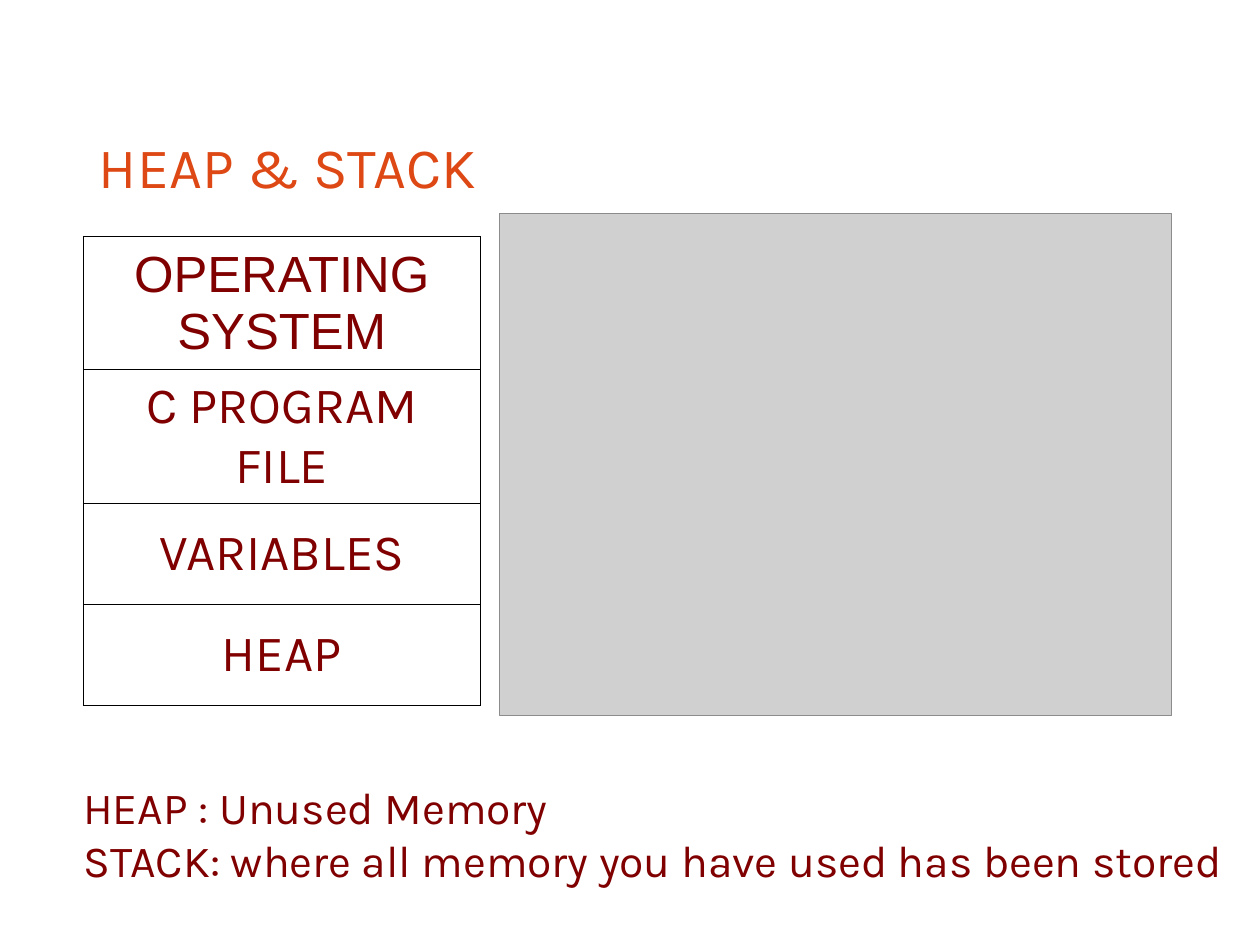
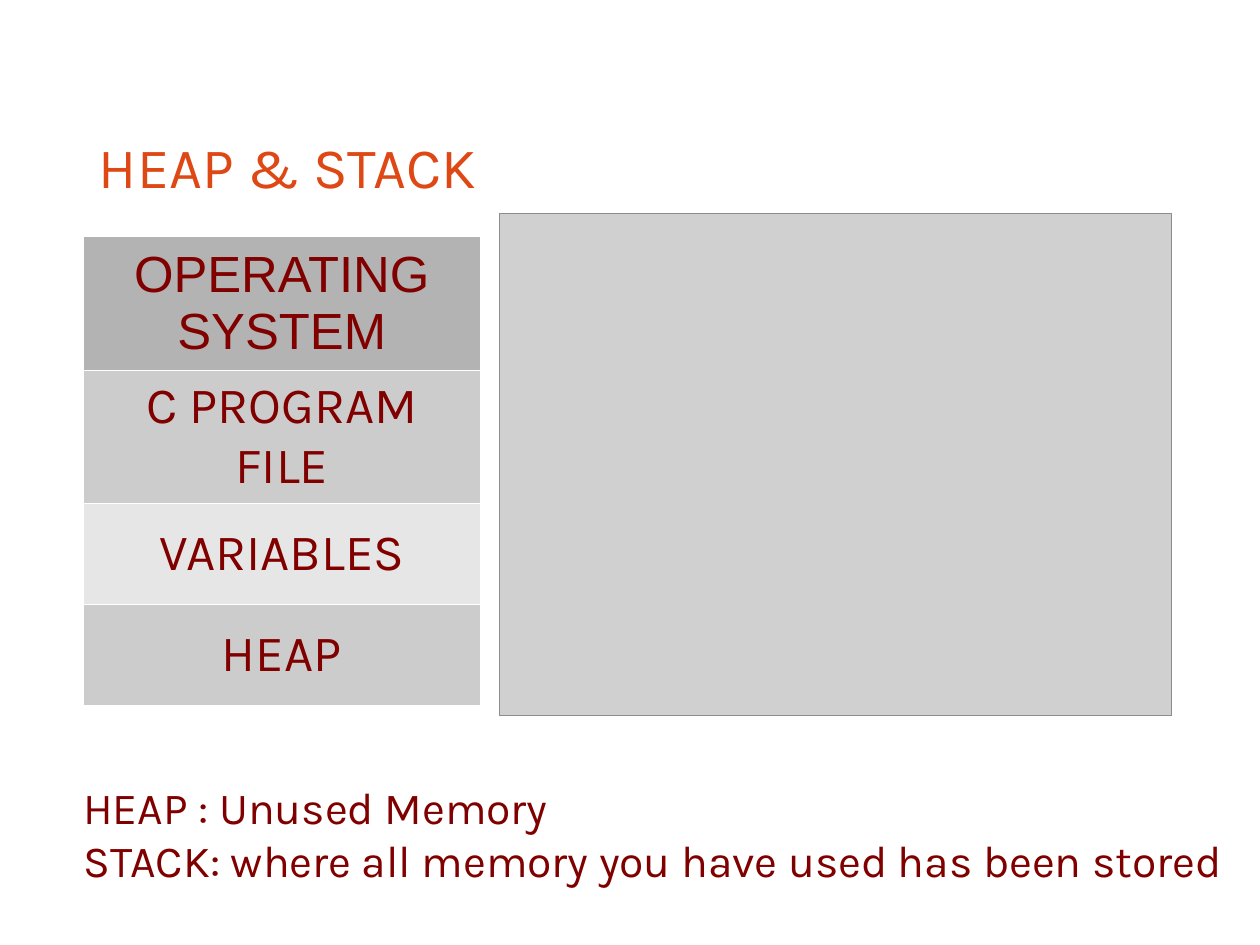
Before and after one commit to bagustris/prokom-tf, a slide deck: slide 17 of slide/prokom4.odp. Drawn at 1260x945 pixels with LibreOffice and Linux fonts; fonts in the diff are those of the drawing; grey boxes stand for pictures. Boxes give left, top, right and bottom in pixels: in the first picture for what was removed or moved away, otherwise in the second. Text is boxed around its words. In the diff, an @@ line names an element or a change of style, - is before the commit and + after.

```diff
--- a/slide/prokom4.odp
+++ b/slide/prokom4.odp
@@ table at bbox=[83, 237, 480, 691] @@
@@ fill none to #B3B3B3 in row 1, column 1 @@
@@ fill none to #CCCCCC in 2 cells @@
@@ fill none to #E6E6E6 in row 3, column 1 @@
@@ borders changed @@
```
Also in this commit, not shown: 3 other slides changed, 6 other files.
